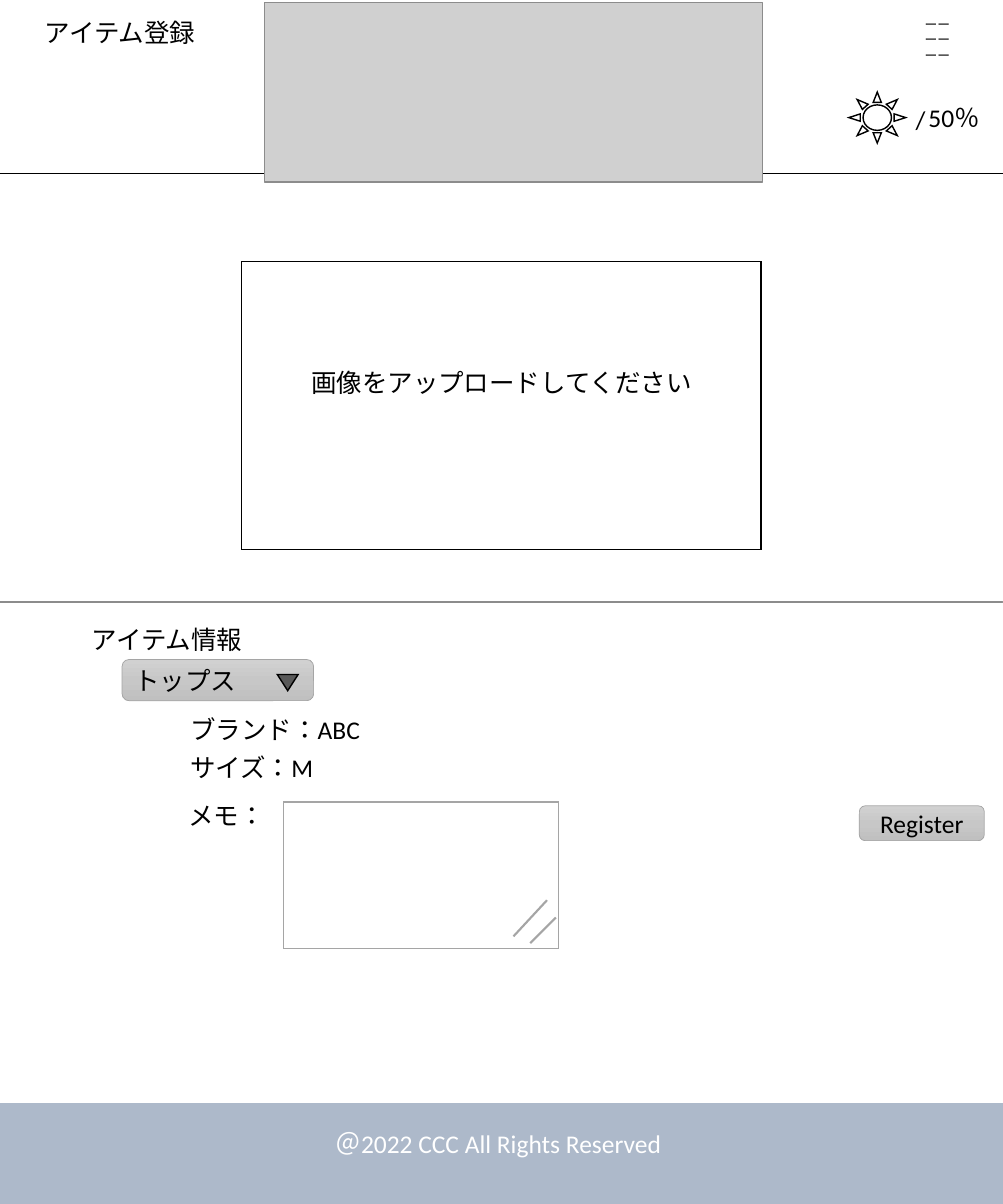
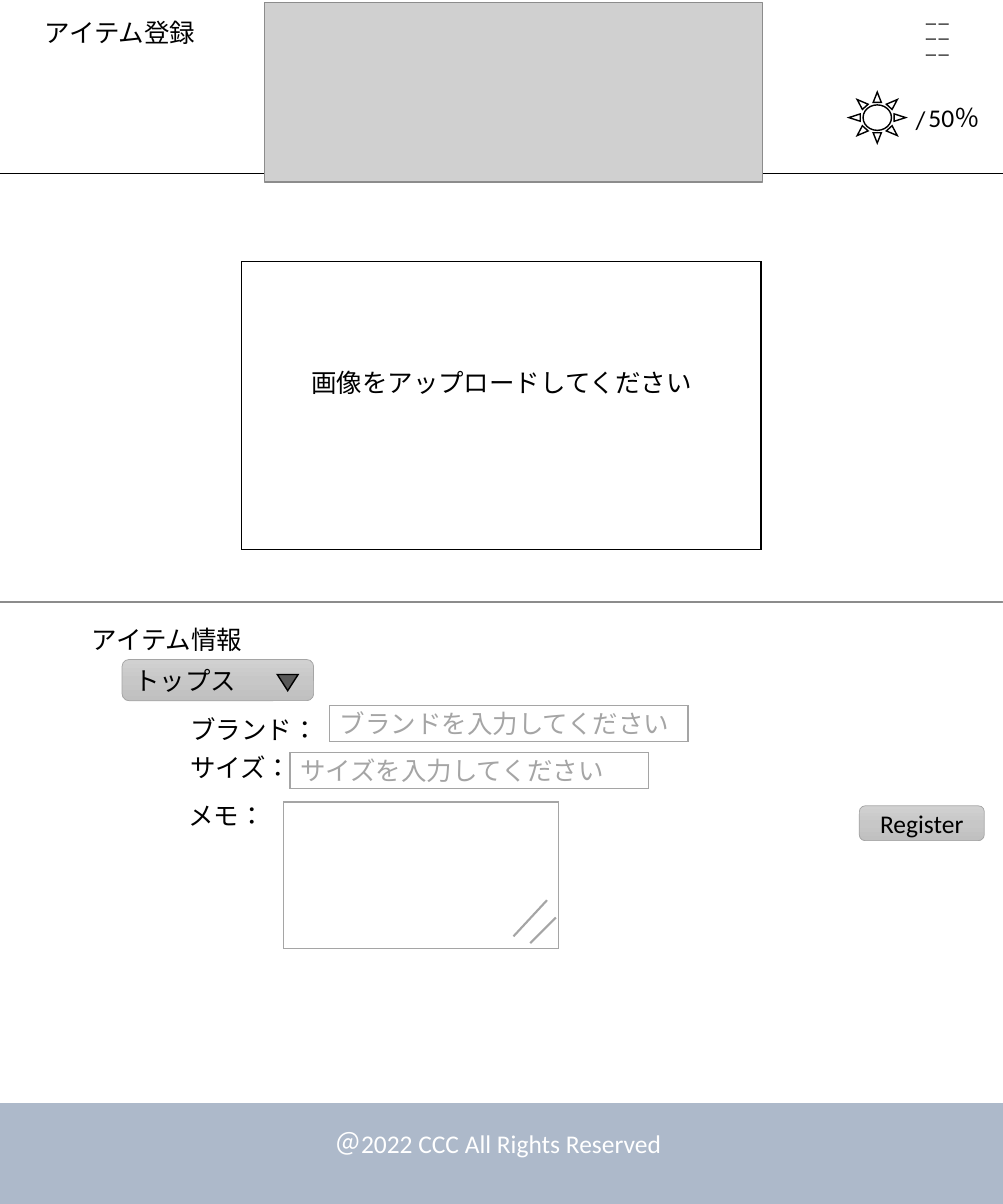
Before and after one commit to dojo2022/E-4, a slide deck: slide 12 of doc/デザイン.pptx. Drawn at 1003x1204 pixels with LibreOffice and Linux fonts; fonts in the diff are those of the drawing; grey boxes stand for pictures. Boxes give left, top, right and bottom in pixels: in the first picture for what was removed or moved away, otherwise in the second. Text is boxed around its words. In the diff, an @@ line names an element or a change of style, - is before the commit and + after.

```diff
--- a/doc/デザイン.pptx
+++ b/doc/デザイン.pptx
@@ text at [190,717,317,740]: text changed @@
-ブランド：ABC
+ブランド：
@@ rectangle added at [329,705,688,741], fill #FFFFFF, outline #A5A5A5 1 pt, 18 pt, text #A5A5A5 @@
+ブランドを入力してください
@@ text at [190,752,291,784]: text changed @@
-サイズ：M
+サイズ：
@@ rectangle added at [291,752,649,788], fill #FFFFFF, outline #A5A5A5 1 pt, 18 pt, text #A5A5A5 @@
+サイズを入力してください
```
Also in this commit, not shown: 2 other slides changed.
